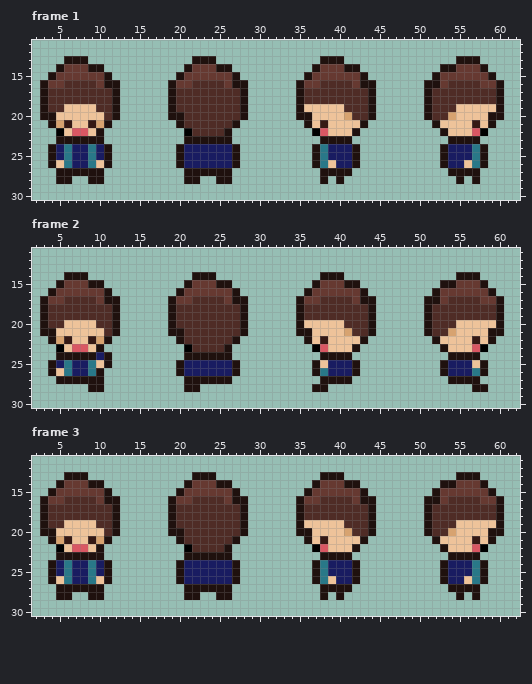
One commit to this pixel-art file: Assets/Tiles/treewizard_character.aseprite. The first picture shows the starting point.
64x32 pixels, 4 frames. Shown: frame 1: x 2..62, y 11..30; frame 2: x 2..62, y 11..30; frame 3: x 2..62, y 11..30. The commit also changed other frames, which this record leaves out.
The same view after the edit:
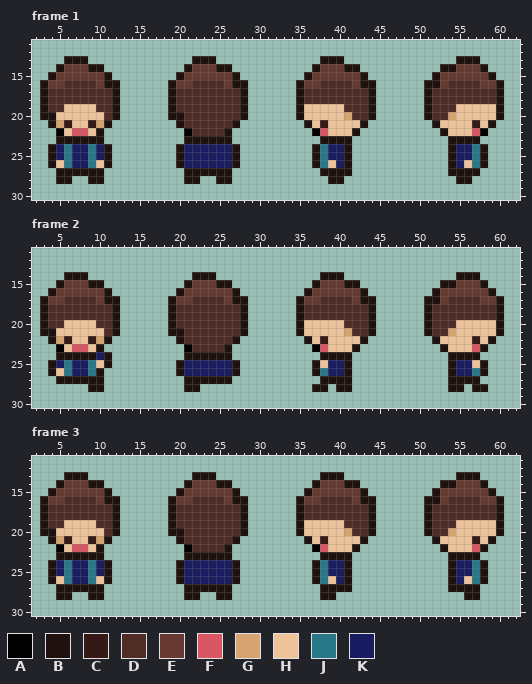
Palette (. is transparent): A #000000  B #1f110e  C #351914  D #4f2c26  E #663931  F #d95763  G #d7a370  H #eec39a  J #297888  K #191c61
Changes in this commit:
{"where": "frame 1"}
{"frame":1,"y":20,"x":36,"old":"B","new":"H"}
{"frame":1,"y":20,"x":59,"old":"B","new":"H"}
{"frame":1,"y":24,"x":41,"old":"KB","new":"B."}
{"frame":1,"y":24,"x":53,"old":"BK","new":".B"}
{"frame":1,"y":25,"x":41,"old":"KB","new":"B."}
{"frame":1,"y":25,"x":53,"old":"BK","new":".B"}
{"frame":1,"y":26,"x":41,"old":"KB","new":"B."}
{"frame":1,"y":26,"x":53,"old":"BK","new":".B"}
{"frame":1,"y":28,"x":38,"old":"B.","new":".B"}
{"frame":1,"y":28,"x":56,"old":".B","new":"B."}
{"where": "frame 2"}
{"frame":2,"y":21,"x":36,"old":"B","new":"H"}
{"frame":2,"y":21,"x":59,"old":"B","new":"H"}
{"frame":2,"y":23,"x":58,"old":"A","new":"B"}
{"frame":2,"y":25,"x":41,"old":"KB","new":"B."}
{"frame":2,"y":25,"x":53,"old":"BK","new":".B"}
{"frame":2,"y":26,"x":41,"old":"KB","new":"B."}
{"frame":2,"y":26,"x":53,"old":"BK","new":".B"}
{"frame":2,"y":28,"x":40,"old":"..","new":"BB"}
{"frame":2,"y":28,"x":54,"old":"..","new":"BB"}
{"where": "frame 3"}
{"frame":3,"y":20,"x":36,"old":"B","new":"H"}
{"frame":3,"y":20,"x":59,"old":"B","new":"H"}
{"frame":3,"y":22,"x":58,"old":"A","new":"B"}
{"frame":3,"y":24,"x":41,"old":"KB","new":"B."}
{"frame":3,"y":24,"x":53,"old":"BK","new":".B"}
{"frame":3,"y":25,"x":41,"old":"KB","new":"B."}
{"frame":3,"y":25,"x":53,"old":"BK","new":".B"}
{"frame":3,"y":26,"x":41,"old":"KB","new":"B."}
{"frame":3,"y":26,"x":53,"old":"BK","new":".B"}
{"frame":3,"y":28,"x":39,"old":".B","new":"B."}
{"frame":3,"y":28,"x":55,"old":"B.","new":".B"}
